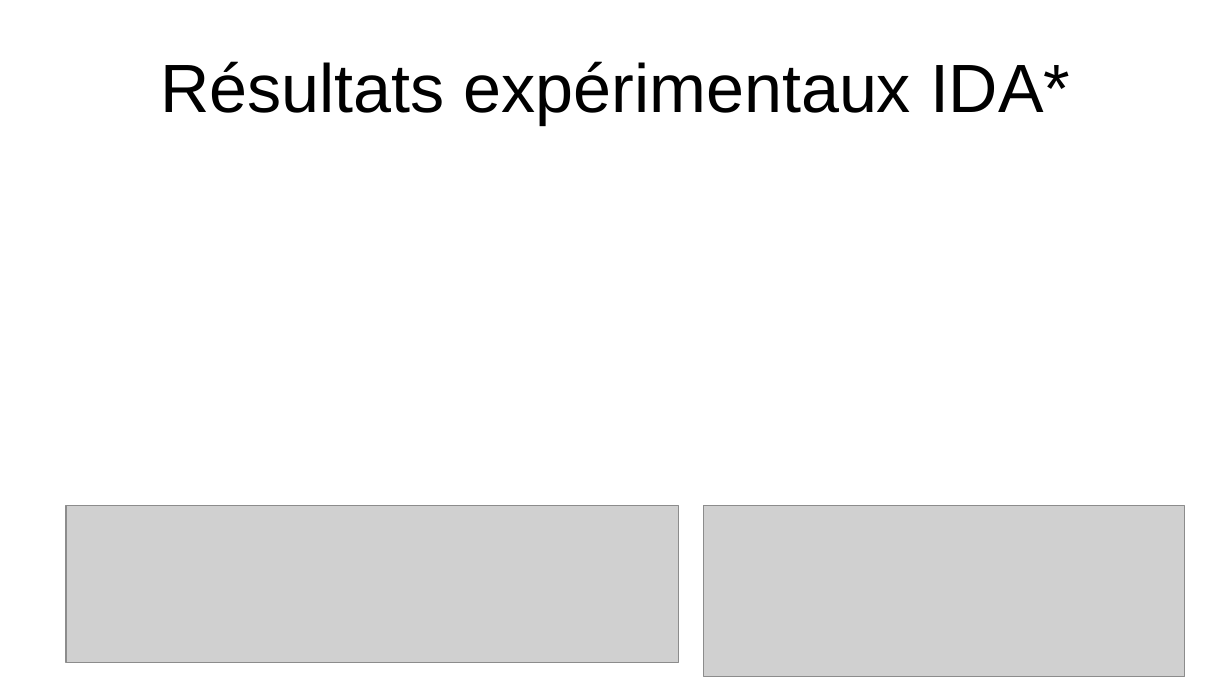
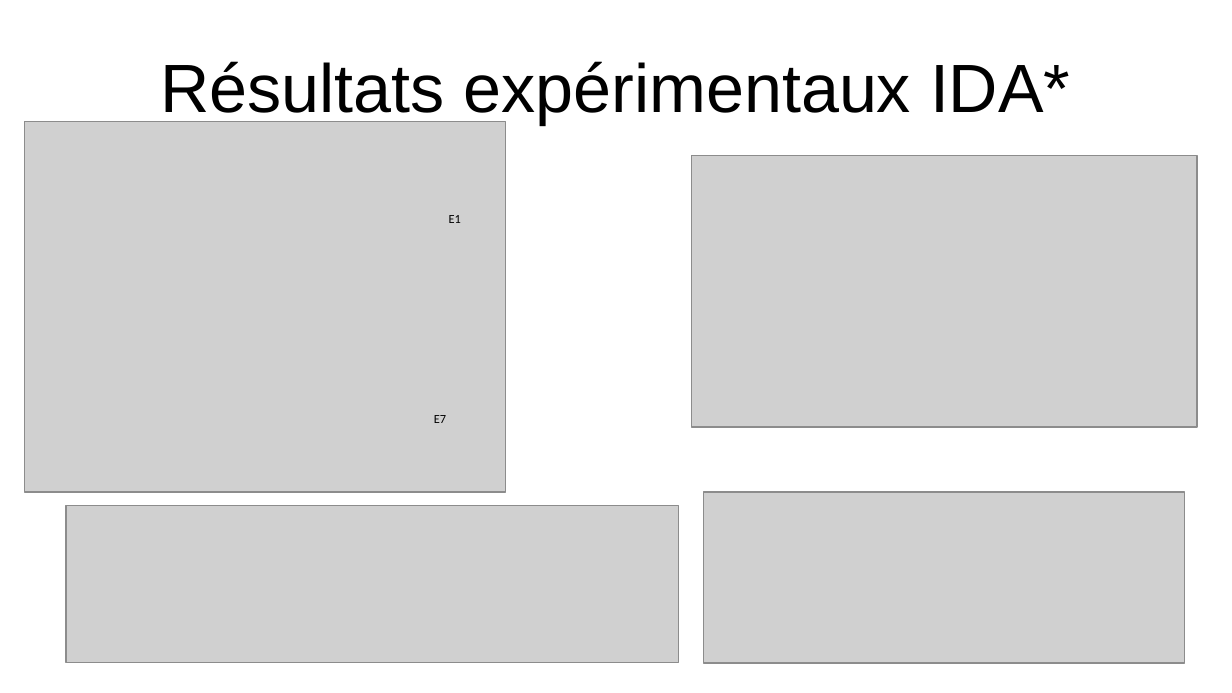
Before and after one commit to YoshiLeLama/projet-taquin, a slide deck: slide 10 of diapo/Diapo IA taquin.odp. Drawn at 1232x693 pixels with LibreOffice and Linux fonts; fonts in the diff are those of the drawing; grey boxes stand for pictures. Boxes give left, top, right and bottom in pixels: in the first picture for what was removed or moved away, otherwise in the second. Text is boxed around its words. In the diff, an @@ line names an element or a change of style, - is before the commit and + after.

```diff
--- a/diapo/Diapo IA taquin.odp
+++ b/diapo/Diapo IA taquin.odp
@@ picture added at box(25, 121, 505, 492) @@
@@ picture added at box(692, 155, 1197, 427) @@
@@ text added at box(449, 215, 461, 223), 8 pt, text #000000 @@
+E1
@@ text added at box(434, 415, 446, 423), 8 pt, text #000000 @@
+E7
@@ picture: place and size @@
-picture at box(704, 506, 1185, 677)
+picture at box(704, 492, 1185, 663)
```
Also in this commit, not shown: 9 other slides changed.
